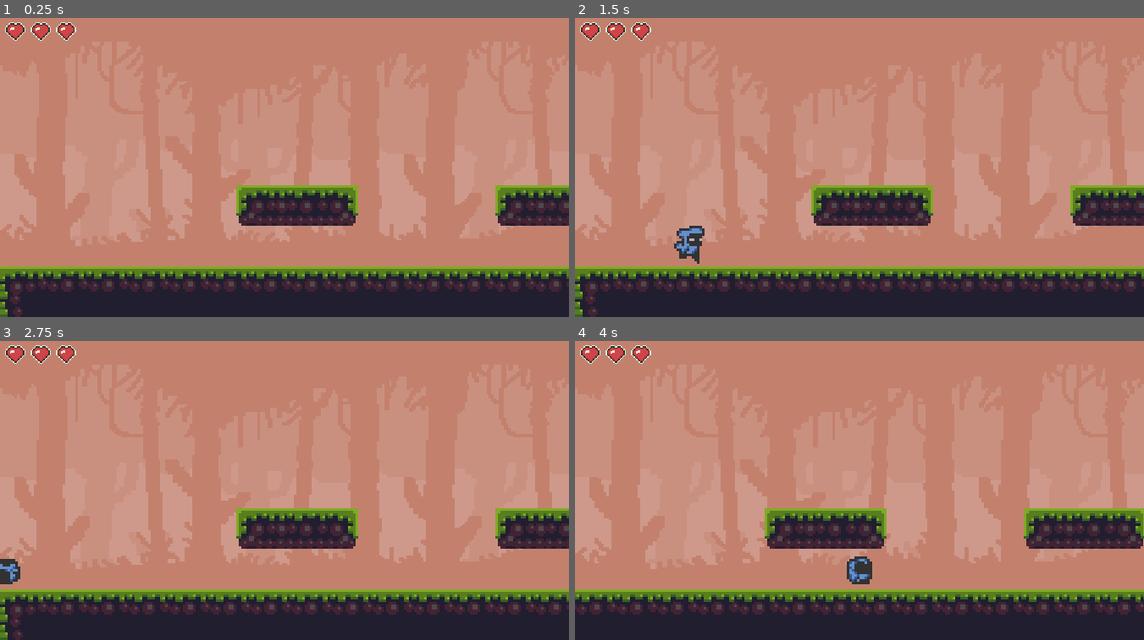
Above: before the commit, frames 1-4 (two rows, left to right).
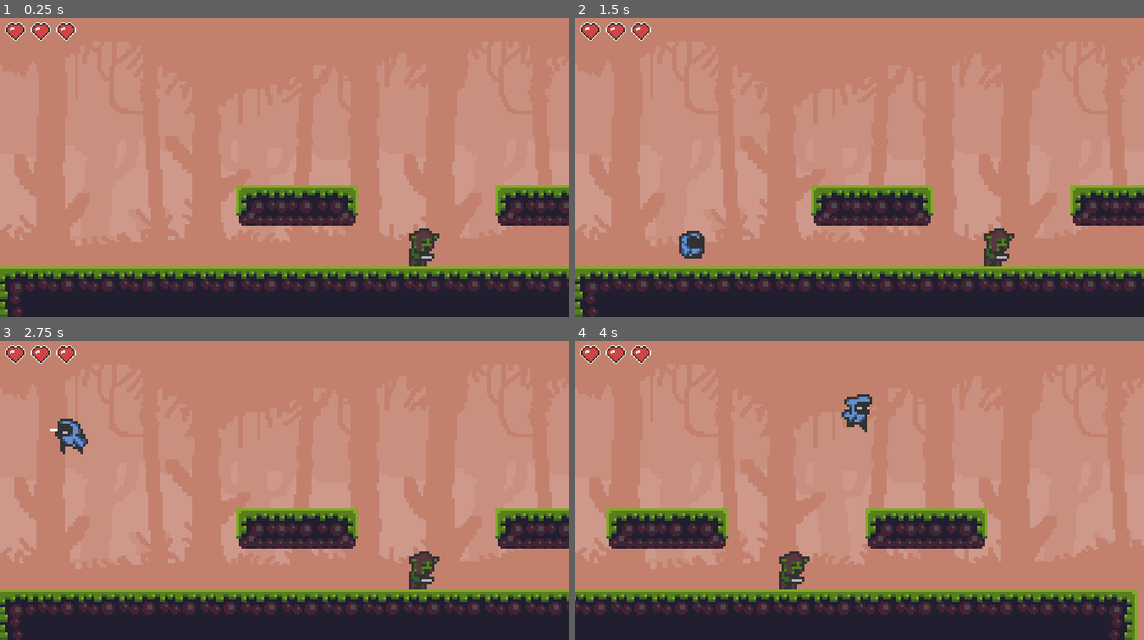
Above: after the commit, the same moments.

Repository: MarioCFC/godotPMDM
Game: Godot game, scene res://Scenes/Nivel.tscn
Two runs of this game, one before a commit and one after it. Both use one fixed random seed, a clock stepped at 60 frames per second and the inputs below.
Inputs:
- Up to frame 1 (0.25 s): no input
- Up to frame 2 (1.5 s): tap Enter at 0.5 s; hold Right (ui_right) from 0.53 s (still down); tap Space (ui_attack) at 0.6 s; tap Up (ui_up) at 0.77, 0.8, 1.07, 1.35 s
- Up to frame 3 (2.75 s): tap Up (ui_up) at 1.52, 1.82, 2.3 s; tap Space (ui_attack) at 1.55, 2.1 s; release Right (ui_right) at 2.03 s; hold Left (ui_left) from 2.03 s (still down)
- Up to frame 4 (4 s): release Left (ui_left) at 2.78 s; hold Right (ui_right) from 2.78 s (still down); tap Space (ui_attack) at 2.85 s; tap Up (ui_up) at 3.02, 3.32, 3.6, 3.77 s

The runs differ from the first frame. In frame 1, 0.5% of the frame differs, in the area x 71-78%, y 70-84%; in frame 2, 0.9%; in frame 3, 1.2%; in frame 4, 17%, in the area x 0-100%, y 17-100%.

Commit message:
Refactorizado los movimientos ademas de crear una jerarquia de clases para los npc (enemigos y jugadores), hay que arreglar lo de la colision con el enemigo

Diff:
--- /dev/null
+++ b/Node2D.gd
@@ -0,0 +1,16 @@
+extends Node2D
+
+
+# Declare member variables here. Examples:
+# var a = 2
+# var b = "text"
+
+
+# Called when the node enters the scene tree for the first time.
+func _ready():
+	pass # Replace with function body.
+
+
+# Called every frame. 'delta' is the elapsed time since the previous frame.
+#func _process(delta):
+#	pass
--- a/Scenes/Enemigo.tscn
+++ b/Scenes/Enemigo.tscn
@@ -1,141 +1,208 @@
-[gd_scene load_steps=31 format=2]
-
-[ext_resource path="res://Sprites/enemies sprites/goblin/goblin_attack_anim_strip_4.png" type="Texture" id=1]
-[ext_resource path="res://Sprites/enemies sprites/goblin/goblin_idle_anim_strip_4.png" type="Texture" id=2]
-[ext_resource path="res://Sprites/enemies sprites/goblin/goblin_hit_anim_strip_3.png" type="Texture" id=3]
-[ext_resource path="res://Sprites/enemies sprites/goblin/goblin_death_anim_strip_6.png" type="Texture" id=4]
-[ext_resource path="res://Sprites/enemies sprites/goblin/goblin_run_anim_strip_6.png" type="Texture" id=5]
-
-[sub_resource type="RectangleShape2D" id=1]
-extents = Vector2( 5, 7.5 )
-
-[sub_resource type="AtlasTexture" id=2]
-atlas = ExtResource( 2 )
-region = Rect2( 0, 0, 16, 16 )
-
-[sub_resource type="AtlasTexture" id=3]
-atlas = ExtResource( 2 )
-region = Rect2( 16, 0, 16, 16 )
-
-[sub_resource type="AtlasTexture" id=4]
-atlas = ExtResource( 2 )
-region = Rect2( 32, 0, 16, 16 )
-
-[sub_resource type="AtlasTexture" id=5]
-atlas = ExtResource( 2 )
-region = Rect2( 48, 0, 16, 16 )
-
-[sub_resource type="AtlasTexture" id=6]
-atlas = ExtResource( 5 )
-region = Rect2( 0, 0, 16, 16 )
-
-[sub_resource type="AtlasTexture" id=7]
-atlas = ExtResource( 5 )
-region = Rect2( 16, 0, 16, 16 )
-
-[sub_resource type="AtlasTexture" id=8]
-atlas = ExtResource( 5 )
-region = Rect2( 32, 0, 16, 16 )
-
-[sub_resource type="AtlasTexture" id=9]
-atlas = ExtResource( 5 )
-region = Rect2( 48, 0, 16, 16 )
-
-[sub_resource type="AtlasTexture" id=10]
-atlas = ExtResource( 5 )
-region = Rect2( 64, 0, 16, 16 )
-
-[sub_resource type="AtlasTexture" id=11]
-atlas = ExtResource( 5 )
-region = Rect2( 80, 0, 16, 16 )
-
-[sub_resource type="AtlasTexture" id=12]
-atlas = ExtResource( 4 )
-region = Rect2( 0, 0, 16, 16 )
-
-[sub_resource type="AtlasTexture" id=13]
-atlas = ExtResource( 4 )
-region = Rect2( 16, 0, 16, 16 )
-
-[sub_resource type="AtlasTexture" id=14]
-atlas = ExtResource( 4 )
-region = Rect2( 32, 0, 16, 16 )
-
-[sub_resource type="AtlasTexture" id=15]
-atlas = ExtResource( 4 )
-region = Rect2( 48, 0, 16, 16 )
-
-[sub_resource type="AtlasTexture" id=16]
-atlas = ExtResource( 4 )
-region = Rect2( 64, 0, 16, 16 )
-
-[sub_resource type="AtlasTexture" id=17]
-atlas = ExtResource( 4 )
-region = Rect2( 80, 0, 16, 16 )
-
-[sub_resource type="AtlasTexture" id=18]
-atlas = ExtResource( 3 )
-region = Rect2( 0, 0, 16, 16 )
-
-[sub_resource type="AtlasTexture" id=19]
-atlas = ExtResource( 3 )
-region = Rect2( 16, 0, 16, 16 )
-
-[sub_resource type="AtlasTexture" id=20]
-atlas = ExtResource( 3 )
-region = Rect2( 32, 0, 16, 16 )
-
-[sub_resource type="AtlasTexture" id=21]
-atlas = ExtResource( 1 )
-region = Rect2( 0, 0, 24, 16 )
-
-[sub_resource type="AtlasTexture" id=22]
-atlas = ExtResource( 1 )
-region = Rect2( 24, 0, 24, 16 )
-
-[sub_resource type="AtlasTexture" id=23]
-atlas = ExtResource( 1 )
-region = Rect2( 48, 0, 24, 16 )
-
-[sub_resource type="AtlasTexture" id=24]
-atlas = ExtResource( 1 )
-region = Rect2( 72, 0, 24, 16 )
-
-[sub_resource type="SpriteFrames" id=25]
-animations = [ {
-"frames": [ SubResource( 2 ), SubResource( 3 ), SubResource( 4 ), SubResource( 5 ) ],
-"loop": true,
-"name": "Idle",
-"speed": 5.0
-}, {
-"frames": [ SubResource( 6 ), SubResource( 7 ), SubResource( 8 ), SubResource( 9 ), SubResource( 10 ), SubResource( 11 ) ],
-"loop": true,
-"name": "Run",
-"speed": 5.0
-}, {
-"frames": [ SubResource( 12 ), SubResource( 13 ), SubResource( 14 ), SubResource( 15 ), SubResource( 16 ), SubResource( 17 ) ],
-"loop": true,
-"name": "Death",
-"speed": 5.0
-}, {
-"frames": [ SubResource( 18 ), SubResource( 19 ), SubResource( 20 ) ],
-"loop": true,
-"name": "Damaged",
-"speed": 5.0
-}, {
-"frames": [ SubResource( 21 ), SubResource( 22 ), SubResource( 23 ), SubResource( 24 ) ],
-"loop": true,
-"name": "Attack",
-"speed": 5.0
-} ]
-
-[node name="KinematicBody2D" type="KinematicBody2D"]
-
-[node name="CollisionShape2D" type="CollisionShape2D" parent="."]
-position = Vector2( 0, 0.5 )
-shape = SubResource( 1 )
-
-[node name="AnimatedSprite" type="AnimatedSprite" parent="."]
-frames = SubResource( 25 )
+[gd_scene load_steps=20 format=2]
+
+[ext_resource path="res://Sprites/enemies sprites/goblin/goblin_spritesheet.png" type="Texture" id=2]
+[ext_resource path="res://Scripts/Enemigo.gd" type="Script" id=3]
+
+[sub_resource type="RectangleShape2D" id=66]
+extents = Vector2( 5.5, 7.5 )
+
+[sub_resource type="AnimationNodeAnimation" id=67]
+animation = "Attack"
+
+[sub_resource type="AnimationNodeAnimation" id=68]
 animation = "Idle"
-playing = true
+
+[sub_resource type="AnimationNodeAnimation" id=69]
+animation = "Run"
+
+[sub_resource type="AnimationNodeStateMachineTransition" id=70]
+
+[sub_resource type="AnimationNodeStateMachineTransition" id=71]
+
+[sub_resource type="AnimationNodeStateMachineTransition" id=72]
+
+[sub_resource type="AnimationNodeStateMachineTransition" id=73]
+switch_mode = 2
+auto_advance = true
+
+[sub_resource type="AnimationNodeStateMachineTransition" id=74]
+
+[sub_resource type="AnimationNodeStateMachineTransition" id=75]
+switch_mode = 2
+auto_advance = true
+
+[sub_resource type="AnimationNodeStateMachine" id=76]
+states/Attack/node = SubResource( 67 )
+states/Attack/position = Vector2( 275.885, 245.676 )
+states/Idle/node = SubResource( 68 )
+states/Idle/position = Vector2( 46.885, 245.676 )
+states/Run/node = SubResource( 69 )
+states/Run/position = Vector2( 46.885, 413.676 )
+transitions = [ "Idle", "Run", SubResource( 70 ), "Run", "Idle", SubResource( 71 ), "Idle", "Attack", SubResource( 72 ), "Attack", "Idle", SubResource( 73 ), "Run", "Attack", SubResource( 74 ), "Attack", "Run", SubResource( 75 ) ]
+start_node = "Idle"
+graph_offset = Vector2( -276.115, 159.676 )
+
+[sub_resource type="AnimationNodeStateMachinePlayback" id=77]
+
+[sub_resource type="Animation" id=78]
+resource_name = "Attack"
+length = 0.5
+loop = true
+tracks/0/type = "value"
+tracks/0/path = NodePath("EnemySprite:hframes")
+tracks/0/interp = 1
+tracks/0/loop_wrap = true
+tracks/0/imported = false
+tracks/0/enabled = true
+tracks/0/keys = {
+"times": PoolRealArray( 0, 0.5 ),
+"transitions": PoolRealArray( 1, 1 ),
+"update": 1,
+"values": [ 4, 6 ]
+}
+tracks/1/type = "value"
+tracks/1/path = NodePath("AttackNodes/AttackArea:monitoring")
+tracks/1/interp = 1
+tracks/1/loop_wrap = true
+tracks/1/imported = false
+tracks/1/enabled = true
+tracks/1/keys = {
+"times": PoolRealArray( 0.1, 0.4 ),
+"transitions": PoolRealArray( 1, 1 ),
+"update": 1,
+"values": [ true, false ]
+}
+tracks/2/type = "value"
+tracks/2/path = NodePath("EnemySprite:frame")
+tracks/2/interp = 1
+tracks/2/loop_wrap = true
+tracks/2/imported = false
+tracks/2/enabled = true
+tracks/2/keys = {
+"times": PoolRealArray( 0, 0.4 ),
+"transitions": PoolRealArray( 1, 1 ),
+"update": 0,
+"values": [ 8, 11 ]
+}
+
+[sub_resource type="Animation" id=79]
+resource_name = "Idle"
+length = 0.4
+loop = true
+tracks/0/type = "value"
+tracks/0/path = NodePath("EnemySprite:frame")
+tracks/0/interp = 1
+tracks/0/loop_wrap = true
+tracks/0/imported = false
+tracks/0/enabled = true
+tracks/0/keys = {
+"times": PoolRealArray( 0, 0.4 ),
+"transitions": PoolRealArray( 1, 1 ),
+"update": 0,
+"values": [ 18, 21 ]
+}
+
+[sub_resource type="Animation" id=80]
+length = 0.001
+tracks/0/type = "value"
+tracks/0/path = NodePath("EnemySprite:frame")
+tracks/0/interp = 1
+tracks/0/loop_wrap = true
+tracks/0/imported = false
+tracks/0/enabled = true
+tracks/0/keys = {
+"times": PoolRealArray( 0 ),
+"transitions": PoolRealArray( 1 ),
+"update": 0,
+"values": [ 18 ]
+}
+tracks/1/type = "value"
+tracks/1/path = NodePath("EnemySprite:hframes")
+tracks/1/interp = 1
+tracks/1/loop_wrap = true
+tracks/1/imported = false
+tracks/1/enabled = true
+tracks/1/keys = {
+"times": PoolRealArray( 0 ),
+"transitions": PoolRealArray( 1 ),
+"update": 0,
+"values": [ 6 ]
+}
+tracks/2/type = "value"
+tracks/2/path = NodePath("EnemySprite:vframes")
+tracks/2/interp = 1
+tracks/2/loop_wrap = true
+tracks/2/imported = false
+tracks/2/enabled = true
+tracks/2/keys = {
+"times": PoolRealArray( 0 ),
+"transitions": PoolRealArray( 1 ),
+"update": 0,
+"values": [ 5 ]
+}
+tracks/3/type = "value"
+tracks/3/path = NodePath("AttackNodes/AttackArea:monitoring")
+tracks/3/interp = 1
+tracks/3/loop_wrap = true
+tracks/3/imported = false
+tracks/3/enabled = true
+tracks/3/keys = {
+"times": PoolRealArray( 0 ),
+"transitions": PoolRealArray( 1 ),
+"update": 0,
+"values": [ true ]
+}
+
+[sub_resource type="Animation" id=81]
+resource_name = "Run"
+length = 0.6
+loop = true
+tracks/0/type = "value"
+tracks/0/path = NodePath("EnemySprite:frame")
+tracks/0/interp = 1
+tracks/0/loop_wrap = true
+tracks/0/imported = false
+tracks/0/enabled = true
+tracks/0/keys = {
+"times": PoolRealArray( -0.4, 0.6 ),
+"transitions": PoolRealArray( 1, 1 ),
+"update": 0,
+"values": [ 0, 5 ]
+}
+
+[sub_resource type="RectangleShape2D" id=65]
+extents = Vector2( 3, 2 )
+
+[node name="Enemigo" type="KinematicBody2D"]
+script = ExtResource( 3 )
+
+[node name="CollisionShape2D" type="CollisionShape2D" parent="." groups=["mobs"]]
+position = Vector2( -0.5, 0.5 )
+shape = SubResource( 66 )
+
+[node name="AnimationTree" type="AnimationTree" parent="."]
+tree_root = SubResource( 76 )
+anim_player = NodePath("../AnimationPlayer")
+parameters/playback = SubResource( 77 )
+
+[node name="AnimationPlayer" type="AnimationPlayer" parent="."]
+anims/Attack = SubResource( 78 )
+anims/Idle = SubResource( 79 )
+anims/RESET = SubResource( 80 )
+anims/Run = SubResource( 81 )
+
+[node name="EnemySprite" type="Sprite" parent="."]
+texture = ExtResource( 2 )
+hframes = 6
+vframes = 5
+frame = 18
+
+[node name="AttackNodes" type="Node2D" parent="."]
+
+[node name="AttackArea" type="Area2D" parent="AttackNodes"]
+position = Vector2( -3, -1 )
+monitorable = false
+
+[node name="CollisionShape2D" type="CollisionShape2D" parent="AttackNodes/AttackArea"]
+position = Vector2( 11, 4 )
+shape = SubResource( 65 )
--- a/Scenes/Jugador.tscn
+++ b/Scenes/Jugador.tscn
@@ -63,28 +63,28 @@
 "values": [ true, false ]
 }
 tracks/4/type = "value"
-tracks/4/path = NodePath("AttackNodes/AttackArea:monitoring")
+tracks/4/path = NodePath("AttackNodes/AttackArea/CollisionShape2D:shape")
 tracks/4/interp = 1
 tracks/4/loop_wrap = true
 tracks/4/imported = false
 tracks/4/enabled = true
 tracks/4/keys = {
-"times": PoolRealArray( 0, 0.4 ),
-"transitions": PoolRealArray( 1, 1 ),
-"update": 1,
-"values": [ true, false ]
+"times": PoolRealArray( 0 ),
+"transitions": PoolRealArray( 1 ),
+"update": 0,
+"values": [ SubResource( 65 ) ]
 }
 tracks/5/type = "value"
-tracks/5/path = NodePath("AttackNodes/AttackArea/CollisionShape2D:shape")
+tracks/5/path = NodePath("AttackNodes/AttackArea:monitoring")
 tracks/5/interp = 1
 tracks/5/loop_wrap = true
 tracks/5/imported = false
 tracks/5/enabled = true
 tracks/5/keys = {
-"times": PoolRealArray( 0 ),
-"transitions": PoolRealArray( 1 ),
-"update": 1,
-"values": [ SubResource( 65 ) ]
+"times": PoolRealArray( 0, 0.4 ),
+"transitions": PoolRealArray( 1, 1 ),
+"update": 0,
+"values": [ true, false ]
 }
 
 [sub_resource type="Animation" id=22]
@@ -247,19 +247,19 @@
 "values": [ false ]
 }
 tracks/1/type = "value"
-tracks/1/path = NodePath("AttackNodes/AttackArea/CollisionShape2D:shape")
-tracks/1/interp = 1
-tracks/1/loop_wrap = true
-tracks/1/imported = false
-tracks/1/enabled = true
-tracks/1/keys = {
-"times": PoolRealArray( 0 ),
-"transitions": PoolRealArray( 1 ),
-"update": 0,
-"values": [ SubResource( 65 ) ]
+tracks/1/path = NodePath("AttackNodes/AttackArea:monitoring")
+tracks/1/interp = 1
+tracks/1/loop_wrap = true
+tracks/1/imported = false
+tracks/1/enabled = true
+tracks/1/keys = {
+"times": PoolRealArray( 0 ),
+"transitions": PoolRealArray( 1 ),
+"update": 0,
+"values": [ true ]
 }
 tracks/2/type = "value"
-tracks/2/path = NodePath("AttackNodes/AttackArea:monitoring")
+tracks/2/path = NodePath("AttackNodes/AttackArea/CollisionShape2D:shape")
 tracks/2/interp = 1
 tracks/2/loop_wrap = true
 tracks/2/imported = false
@@ -268,7 +268,7 @@
 "times": PoolRealArray( 0 ),
 "transitions": PoolRealArray( 1 ),
 "update": 0,
-"values": [ true ]
+"values": [ SubResource( 65 ) ]
 }
 
 [sub_resource type="Animation" id=12]
@@ -430,11 +430,14 @@
 texture = ExtResource( 1 )
 hframes = 8
 vframes = 15
-frame = 112
+frame = 114
 
 [node name="AttackArea" type="Area2D" parent="AttackNodes"]
 position = Vector2( -3, -1 )
+monitorable = false
 
 [node name="CollisionShape2D" type="CollisionShape2D" parent="AttackNodes/AttackArea"]
 position = Vector2( 16, 3 )
 shape = SubResource( 65 )
+
+[connection signal="body_entered" from="AttackNodes/AttackArea" to="." method="_on_AttackArea_body_entered"]
--- a/Scenes/Nivel.tscn
+++ b/Scenes/Nivel.tscn
@@ -7,6 +7,7 @@
 [ext_resource path="res://Scripts/CamaraNivel1.gd" type="Script" id=5]
 [ext_resource path="res://Sprites/tiles and background_foreground (new)/background.png" type="Texture" id=6]
 [ext_resource path="res://Scenes/HUD.tscn" type="PackedScene" id=7]
+[ext_resource path="res://Scenes/Enemigo.tscn" type="PackedScene" id=8]
 
 [sub_resource type="RectangleShape2D" id=2]
 extents = Vector2( 10, 114.5 )
@@ -105,6 +106,9 @@
 [node name="Plataforma2" parent="Plataformas" groups=["deathZone"] instance=ExtResource( 4 )]
 position = Vector2( 204, 28 )
 
+[node name="Enemigo" parent="." instance=ExtResource( 8 )]
+position = Vector2( 170, 55 )
+
 [node name="Jugador" parent="." instance=ExtResource( 2 )]
 position = Vector2( 8, -24 )
 collision_layer = 3
@@ -137,4 +141,5 @@
 
 [connection signal="body_entered" from="InvisibleComponents/DeathArea/Area2D" to="." method="playerEnterDeathZone"]
 [connection signal="body_entered" from="InvisibleComponents/DeathArea/Area2D2" to="." method="playerEnterDeathZone"]
+[connection signal="has_been_damaged" from="Enemigo" to="." method="_on_Enemigo_has_been_damaged"]
 [connection signal="has_been_damaged" from="Jugador" to="." method="_on_Jugador_has_been_damaged"]
--- a/Scenes/Plataforma.tscn
+++ b/Scenes/Plataforma.tscn
@@ -6,6 +6,8 @@
 extents = Vector2( 23, 7.5 )
 
 [node name="Plataforma" type="StaticBody2D"]
+collision_layer = 3
+collision_mask = 3
 __meta__ = {
 "_edit_group_": true
 }
--- a/Scripts/BaseCharacter.gd
+++ b/Scripts/BaseCharacter.gd
@@ -1,13 +1,27 @@
 extends KinematicBody2D
 class_name BaseCharacter
 
-func _ready():
-	pass # Replace with function body.
+signal has_been_damaged
+var posicion:Vector2 = Vector2()
+var stateMachine : AnimationNodeStateMachinePlayback
+var life : int = 0
+
+func _physics_process(delta):
+	posicion = move_and_slide(posicion,Vector2.UP)
+	movement()
+	animation()
+
+func loadAnimationStateMachine():
+	stateMachine = $AnimationTree.get("parameters/playback")
+
+func movement():
+	push_error("Desarrolla el motodo 'movement'")
+	assert(false)
+
+func animation():
+	push_error("Desarrolla el motodo 'animation'")
+	assert(false)
 
 
 func getDamage():
-	print("Dañado")
-	pass
-
-func attack():
-	pass
+	emit_signal("has_been_damaged")
--- /dev/null
+++ b/Scripts/Enemigo.gd
@@ -0,0 +1,29 @@
+extends BaseCharacter
+
+var isAttacking = false
+var gravedad:float = 10
+
+func _ready():
+	life = 3
+	loadAnimationStateMachine()
+
+func _physics_process(delta):
+	posicion.y += gravedad
+	._physics_process(delta)
+
+func movement():
+	pass
+
+func animation():
+	if(isAttacking):
+		stateMachine.travel("Attack")
+	elif(posicion.x != 0 && is_on_floor()):
+		stateMachine.travel("Run")
+	elif(is_on_floor()):
+		stateMachine.travel("Idle")
+
+func attack():
+	isAttacking = true
+
+func hasattacked():
+	isAttacking = false
--- a/Scripts/Jugador.gd
+++ b/Scripts/Jugador.gd
@@ -1,46 +1,55 @@
 extends BaseCharacter
 
-var posicion:Vector2 = Vector2()
-var velocidad:float = 150
-var potenciaSalto:float = -210
-var gravedad:float = 10
-var stateMachine : AnimationNodeStateMachinePlayback
+var velocidad:float = 100
+var potenciaSalto:float = -150
+var gravedad:float = 5
 var hasJumped:bool = false
 var isAttacking : bool = false
-signal has_been_damaged
+var keyInputs = {"Up":false, "Down":false,"Left":false, "Right":false, "Attack":false}
+
 #Al saltar hacia la izquierda y atacar no se produce esta ultima accion pero si saltamos a la derecha
 #si que sucede
-
 func _ready():
+	life = 3
 	stateMachine = $AnimationTree.get("parameters/playback")
+	$AttackNodes/AttackArea.monitoring = false
 
 
 func _physics_process(delta):
-	input()
-	animacion()
-	posicion.y += gravedad
+	inputs()
+	#Llamada al metodo super
+	._physics_process(delta)
 
-	posicion = move_and_slide(posicion,Vector2.UP)
-
-func input():
-	var  direccionHorizontal = (int(Input.is_action_pressed("ui_right")) - int(Input.is_action_pressed("ui_left")))
+func movement():
+#	Movimiento horizontal
+	var  direccionHorizontal = (int(keyInputs["Right"]) - int(keyInputs["Left"]))
 
 	#Equivalente el flip ya que godot da problemas al hacerlo mediante la escala = -1 en los kinematic cambiando el scale en el transform, este es mediante matrices
 	if direccionHorizontal != 0:
 		set_transform(Transform2D(Vector2(direccionHorizontal,0),Vector2(0,1),Vector2(position.x,position.y)))
-#
-	if(Input.is_action_just_pressed("ui_up") and is_on_floor() ):
-		posicion.y = potenciaSalto
 
-
-	if(Input.is_action_just_pressed("ui_attack")):
-		isAttacking = true
-	elif(isAttacking and is_on_floor()):
+	if(isAttacking and is_on_floor()):
 		posicion.x = 0
 	else:
 		posicion.x = direccionHorizontal * velocidad
 
-func animacion():
+#	Movimiento vertical
+	posicion.y += gravedad
+
+	if(keyInputs["Up"] and is_on_floor() ):
+		posicion.y = potenciaSalto
+
+func inputs():
+	keyInputs["Up"] = Input.is_action_just_pressed("ui_up")
+	keyInputs["Down"] = Input.is_action_just_pressed("ui_down")
+	keyInputs["Left"] = Input.is_action_pressed("ui_left")
+	keyInputs["Right"] = Input.is_action_pressed("ui_right")
+	keyInputs["Attack"] = Input.is_action_just_pressed("ui_attack")
+	if(keyInputs["Attack"]):
+		isAttacking = true
+
+
+func animation():
 	if(isAttacking and is_on_floor()):
 		stateMachine.travel("GeneralAttack")
 	elif(isAttacking):
@@ -61,5 +70,7 @@
 func hasattacked():
 	isAttacking = false
 
-func getDamage():
-	emit_signal("has_been_damaged")
+
+func _on_AttackArea_body_entered(body):
+	if(body is BaseCharacter):
+		body.getDamage()
--- a/Scripts/Nivel1.gd
+++ b/Scripts/Nivel1.gd
@@ -23,3 +23,7 @@
 
 func _on_Jugador_has_been_damaged():
 	$CanvasLayer/HUD.loseHearth()
+
+
+func _on_Enemigo_has_been_damaged():
+	print("Aaa joder que daño")
Not shown: 1 places in Scenes/Nivel.tscn that only renumber resources
